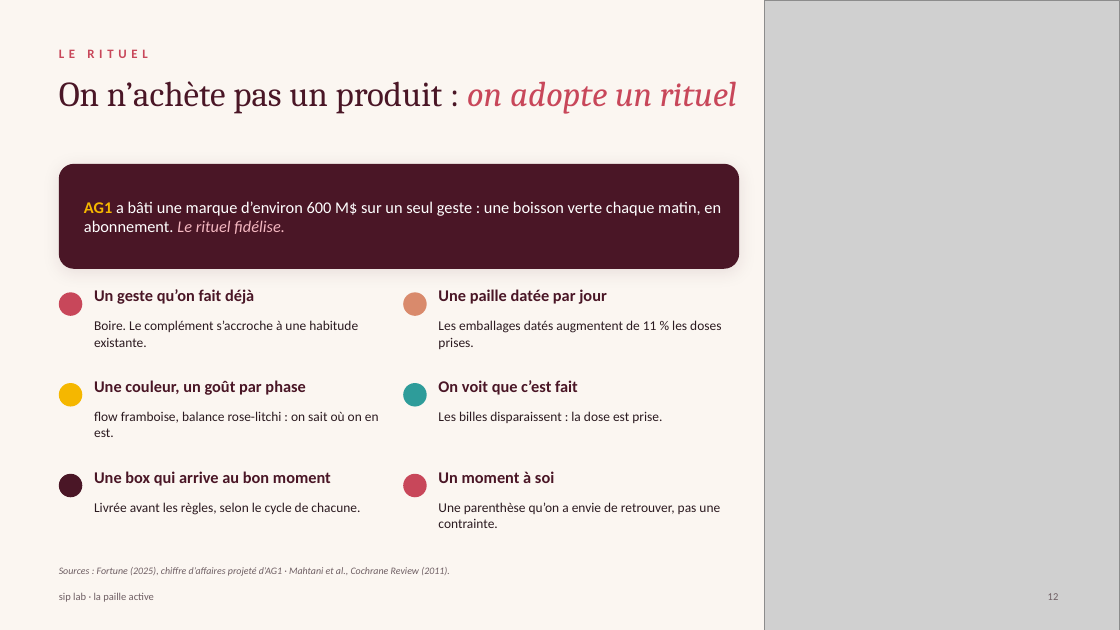
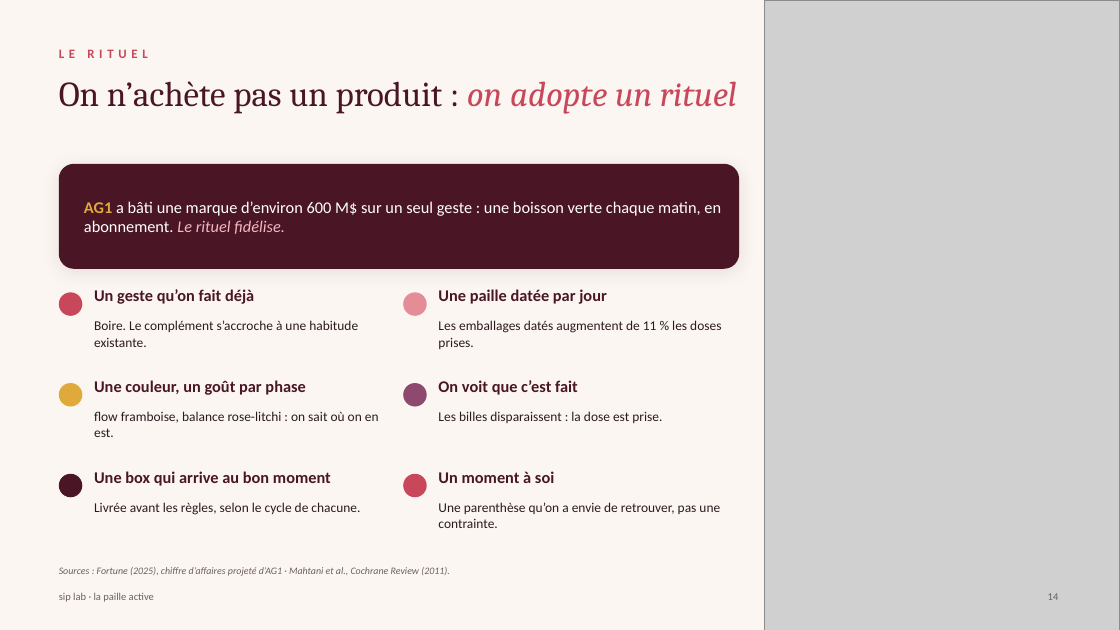
Before and after one commit to nisrine-max/mon-sitee, a slide deck: slide 14 of Dossier_sip_lab/10_Pitchs_et_presentations/Pitch_PEPITE_sip_lab.pptx (slide 12 before the commit). Drawn at 1120x630 pixels with LibreOffice and Linux fonts; fonts in the diff are those of the drawing; grey boxes stand for pictures. Boxes give left, top, right and bottom in pixels: in the first picture for what was removed or moved away, otherwise in the second. Text is boxed around its words. In the diff, an @@ line names an element or a change of style, - is before the commit and + after.

```diff
--- a/Dossier_sip_lab/10_Pitchs_et_presentations/Pitch_PEPITE_sip_lab.pptx
+++ b/Dossier_sip_lab/10_Pitchs_et_presentations/Pitch_PEPITE_sip_lab.pptx
@@ text "AG1 a bâti une marque ..." at (84,201,721,234): text colour #F5B700 to #E0A93B in "AG1" @@
@@ ellipse at (403,292,427,316): fill #D98A6C to #E58C99 @@
@@ ellipse at (59,383,82,407): fill #F5B700 to #E0A93B @@
@@ ellipse at (403,383,427,407): fill #2E9C9A to #8E4A6E @@
@@ text at (1048,593,1059,600): text changed @@
-12
+14
```
Also in this commit, not shown: 15 other slides changed, 2 slides added, 1 other file.
